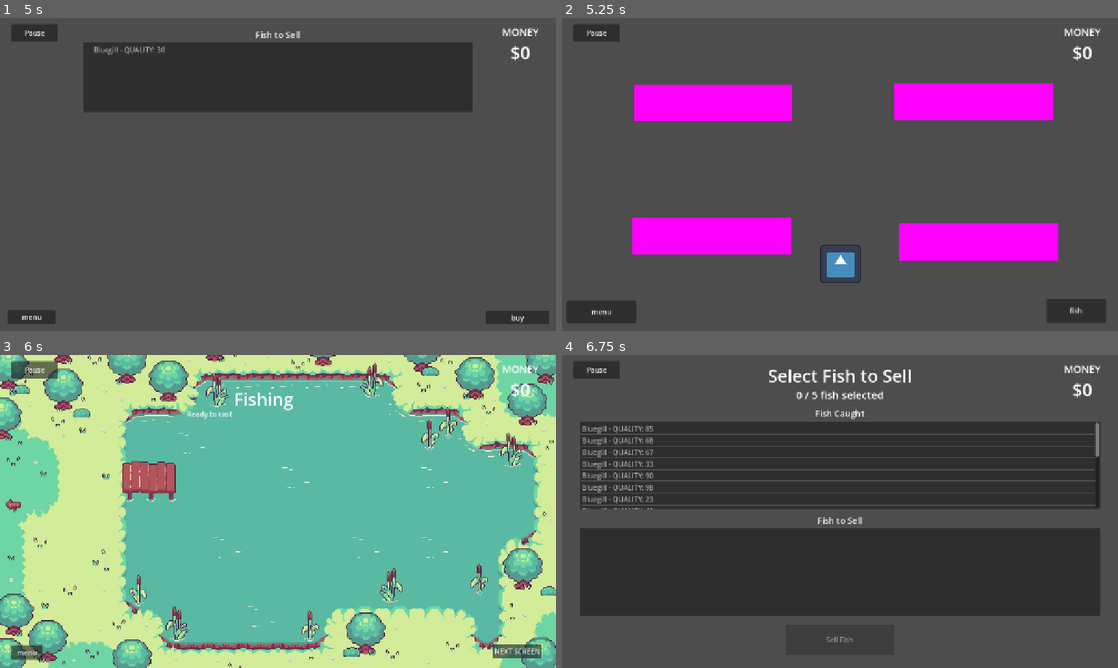
Above: before the commit, frames 1-4 (two rows, left to right).
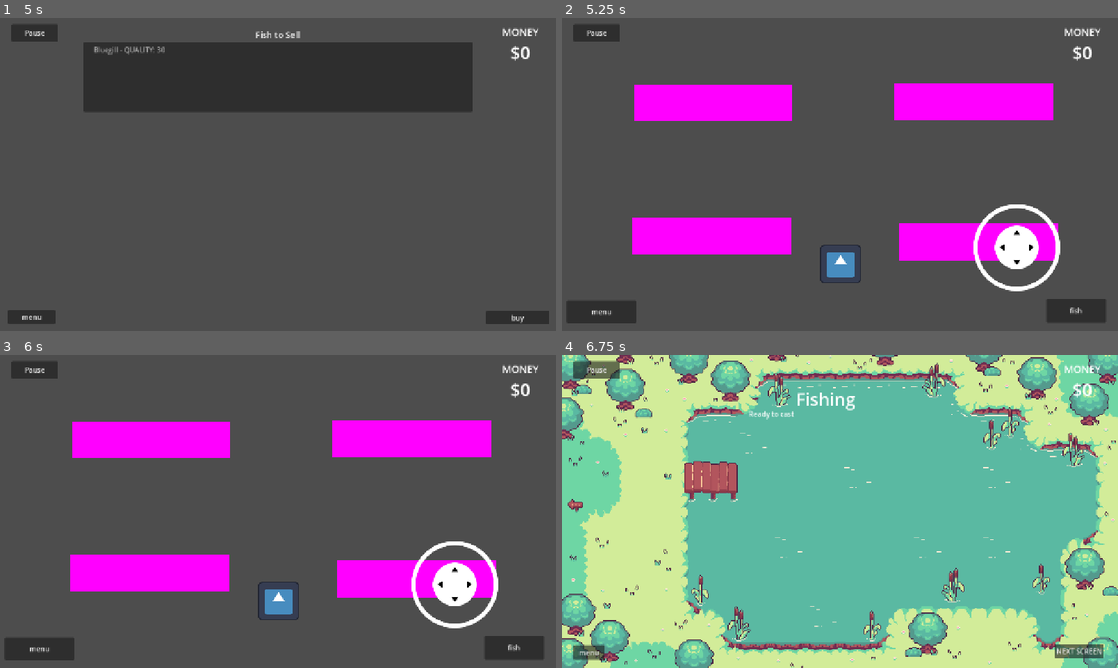
Above: after the commit, the same moments.

Repository: V-Mirea/comfy-summer-fishing-game
Game: Godot game, scene res://assets/game/game.tscn
The game is run twice, just before and just after one commit, with the same random seed, the same clock (stepped at 60 frames per second) and the same inputs. The engine's default icon, where the game draws it, is replaced by a stand-in: a white triangle on a blue panel in a dark square.
Inputs (mouse positions are in pixels of both pictures, inside the frame that each line leads up to):
- Up to frame 1 (5 s): click "play" at 0.5 s; click "NEXT SCREEN" at 1.25 s; click "Pause" at 2 s; click "Resume" at 2.75 s; tap Enter at 3.5 s; move the mouse to (400, 158) at 3.52 s; hold Right (ui_right) 3.53-4.25 s; hold Space (ui_select, bound only before the commit) 3.53-4.25 s; click (400, 158) at 3.67 s; tap E (ui_select, bound only after the commit) at 3.77, 3.8, 4.07 s; click "Sell Fish" at 4.25 s
- Up to frame 2 (5.25 s): click "buy" at 5 s
- Up to frame 3 (6 s): click "fish" at 5.75 s
- Up to frame 4 (6.75 s): click (1079, 652) at 6.5 s, where only the run before the commit has a clickable "NEXT SCREEN"

Frame 1 is identical in both runs. In frame 2, 1.6% of the frame differs, in the area x 74-90%, y 59-88%; in frame 3, 100%, in the area x 0-100%, y 0-100%; in frame 4, 99%.

Commit message:
add basic shopping functionality

Diff:
--- /dev/null
+++ b/assets/game/buying_scene/aisle/aisle.gd
@@ -0,0 +1,25 @@
+extends StaticBody2D
+
+signal shop_opened
+
+var player_in_range = false
+
+# Called when the node enters the scene tree for the first time.
+func _ready():
+	pass # Replace with function body.
+
+
+# Called every frame. 'delta' is the elapsed time since the previous frame.
+func _process(delta):
+	pass
+
+func _unhandled_input(event):
+	if player_in_range and event.is_action_pressed("ui_select"):
+		shop_opened.emit()
+
+func _on_player_entered():
+	player_in_range = true
+
+
+func _on_player_exited():
+	player_in_range = false
--- /dev/null
+++ b/assets/game/buying_scene/aisle/color_rect.gd
@@ -0,0 +1,20 @@
+extends ColorRect
+
+var original_color
+
+# Called when the node enters the scene tree for the first time.
+func _ready():
+	original_color = color
+
+
+# Called every frame. 'delta' is the elapsed time since the previous frame.
+func _process(delta):
+	pass
+
+
+func _on_interaction_area_player_entered():
+	color = Color(0.0, 151.798, 24.984, 1.0)
+
+
+func _on_interaction_area_player_exited():
+	color = original_color
--- /dev/null
+++ b/assets/game/buying_scene/aisle/interaction_area.gd
@@ -0,0 +1,23 @@
+extends Area2D
+
+signal player_entered
+signal player_exited
+
+# Called when the node enters the scene tree for the first time.
+func _ready():
+	pass # Replace with function body.
+
+
+# Called every frame. 'delta' is the elapsed time since the previous frame.
+func _process(delta):
+	pass
+
+
+func _on_body_entered(body):
+	if body is CharacterBody2D:
+		player_entered.emit()
+
+
+func _on_body_exited(body):
+	if body is CharacterBody2D:
+		player_exited.emit()
--- a/assets/game/buying_scene/buying_scene.tscn
+++ b/assets/game/buying_scene/buying_scene.tscn
@@ -4,6 +4,11 @@
 [ext_resource type="Script" uid="uid://vgcqo6qthcdr" path="res://assets/game/buying_scene/character.gd" id="2_5l2yu"]
 [ext_resource type="Texture2D" uid="uid://cwf4fbweljkqp" path="res://icon.svg" id="2_n2sg0"]
 [ext_resource type="PackedScene" uid="uid://dmr0fcamx7t56" path="res://assets/game/buying_scene/virtual_joystick/virtual_joystick_scene.tscn" id="3_5l2yu"]
+[ext_resource type="Script" uid="uid://dtqffhjbfb8ay" path="res://assets/game/buying_scene/aisle/color_rect.gd" id="4_3s4dn"]
+[ext_resource type="Script" uid="uid://lpjgdjtpn6yf" path="res://assets/game/buying_scene/aisle/interaction_area.gd" id="4_hpvk7"]
+[ext_resource type="Script" uid="uid://dys1cv4mma5ta" path="res://assets/game/buying_scene/aisle/aisle.gd" id="4_vsnuv"]
+[ext_resource type="Script" uid="uid://cewu6chnl35ii" path="res://assets/game/buying_scene/shop_menu/shop_menu.gd" id="8_7sq2k"]
+[ext_resource type="Script" uid="uid://dfai5sadc2bju" path="res://assets/game/buying_scene/shop_menu/cart_header.gd" id="9_7sq2k"]
 
 [sub_resource type="LabelSettings" id="LabelSettings_2xpfq"]
 font_size = 40
@@ -25,6 +30,9 @@
 
 [sub_resource type="RectangleShape2D" id="RectangleShape2D_5l2yu"]
 size = Vector2(365.5, 86)
+
+[sub_resource type="RectangleShape2D" id="RectangleShape2D_3s4dn"]
+size = Vector2(415, 138)
 
 [node name="BuyingScene" type="Node2D" unique_id=71390660]
 script = ExtResource("1_b6mu0")
@@ -87,6 +95,7 @@
 
 [node name="Aisle" type="StaticBody2D" parent="." unique_id=2100932732]
 position = Vector2(166, 153)
+script = ExtResource("4_vsnuv")
 
 [node name="CollisionShape2D" type="CollisionShape2D" parent="Aisle" unique_id=1787468683]
 position = Vector2(183.25, 44)
@@ -96,6 +105,15 @@
 offset_right = 365.0
 offset_bottom = 85.0
 color = Color(1, 0, 1, 1)
+script = ExtResource("4_3s4dn")
+
+[node name="InteractionArea" type="Area2D" parent="Aisle" unique_id=2060660840]
+position = Vector2(-31, -38)
+script = ExtResource("4_hpvk7")
+
+[node name="CollisionShape2D" type="CollisionShape2D" parent="Aisle/InteractionArea" unique_id=1911097679]
+position = Vector2(214.5, 82)
+shape = SubResource("RectangleShape2D_3s4dn")
 
 [node name="Aisle2" type="StaticBody2D" parent="." unique_id=1570795826]
 position = Vector2(766, 150)
@@ -140,5 +158,100 @@
 offset_bottom = 678.0
 visibility_mode = 1
 
+[node name="ShopMenu" type="CanvasLayer" parent="." unique_id=1736017532 node_paths=PackedStringArray("upgrades_list", "cart_list")]
+process_mode = 3
+layer = 100
+visible = false
+script = ExtResource("8_7sq2k")
+upgrades_list = NodePath("Panel/MarginContainer/VBox/UpgradesList")
+cart_list = NodePath("Panel/MarginContainer/VBox/CartList")
+
+[node name="Darken" type="ColorRect" parent="ShopMenu" unique_id=1432399640]
+anchors_preset = 15
+anchor_right = 1.0
+anchor_bottom = 1.0
+grow_horizontal = 2
+grow_vertical = 2
+color = Color(0, 0, 0, 0.6)
+
+[node name="Panel" type="PanelContainer" parent="ShopMenu" unique_id=674956615]
+anchors_preset = -1
+anchor_left = 0.1
+anchor_top = 0.1
+anchor_right = 0.9
+anchor_bottom = 0.9
+grow_horizontal = 2
+grow_vertical = 2
+
+[node name="MarginContainer" type="MarginContainer" parent="ShopMenu/Panel" unique_id=737232827]
+layout_mode = 2
+theme_override_constants/margin_left = 20
+theme_override_constants/margin_top = 20
+theme_override_constants/margin_right = 20
+theme_override_constants/margin_bottom = 20
+
+[node name="VBox" type="VBoxContainer" parent="ShopMenu/Panel/MarginContainer" unique_id=158215001]
+layout_mode = 2
+theme_override_constants/separation = 12
+
+[node name="Title" type="Label" parent="ShopMenu/Panel/MarginContainer/VBox" unique_id=1900182897]
+layout_mode = 2
+text = "SHOP"
+horizontal_alignment = 1
+
+[node name="HSeparator2" type="HSeparator" parent="ShopMenu/Panel/MarginContainer/VBox" unique_id=827154382]
+layout_mode = 2
+
+[node name="UpgradesHeader" type="Label" parent="ShopMenu/Panel/MarginContainer/VBox" unique_id=1619852164]
+layout_mode = 2
+text = "Upgrades"
+horizontal_alignment = 1
+
+[node name="UpgradesList" type="ItemList" parent="ShopMenu/Panel/MarginContainer/VBox" unique_id=71621534]
+layout_mode = 2
+auto_height = true
+
+[node name="HSeparator3" type="HSeparator" parent="ShopMenu/Panel/MarginContainer/VBox" unique_id=1737605276]
+layout_mode = 2
+
+[node name="CartHeader" type="Label" parent="ShopMenu/Panel/MarginContainer/VBox" unique_id=540206952]
+layout_mode = 2
+text = "Cart - $0"
+horizontal_alignment = 1
+script = ExtResource("9_7sq2k")
+
+[node name="CartList" type="ItemList" parent="ShopMenu/Panel/MarginContainer/VBox" unique_id=1796072905]
+layout_mode = 2
+auto_height = true
+
+[node name="HSeparator4" type="HSeparator" parent="ShopMenu/Panel/MarginContainer/VBox" unique_id=1148851314]
+layout_mode = 2
+
+[node name="HBoxContainer" type="HBoxContainer" parent="ShopMenu/Panel/MarginContainer/VBox" unique_id=1606663001]
+layout_mode = 2
+alignment = 1
+
+[node name="PurchaseButton" type="Button" parent="ShopMenu/Panel/MarginContainer/VBox/HBoxContainer" unique_id=1292305574]
+layout_mode = 2
+size_flags_horizontal = 3
+text = "Purchase"
+
+[node name="ExitButton" type="Button" parent="ShopMenu/Panel/MarginContainer/VBox/HBoxContainer" unique_id=2032420336]
+layout_mode = 2
+size_flags_horizontal = 3
+text = "Exit"
+
 [connection signal="pressed" from="ButtonMenu" to="." method="_on_button_menu_pressed"]
 [connection signal="pressed" from="ButtonFish" to="." method="_on_button_fish_pressed"]
+[connection signal="shop_opened" from="Aisle" to="ShopMenu" method="_on_shop_opened"]
+[connection signal="body_entered" from="Aisle/InteractionArea" to="Aisle/InteractionArea" method="_on_body_entered"]
+[connection signal="body_exited" from="Aisle/InteractionArea" to="Aisle/InteractionArea" method="_on_body_exited"]
+[connection signal="player_entered" from="Aisle/InteractionArea" to="Aisle" method="_on_player_entered"]
+[connection signal="player_entered" from="Aisle/InteractionArea" to="Aisle/ColorRect" method="_on_interaction_area_player_entered"]
+[connection signal="player_exited" from="Aisle/InteractionArea" to="Aisle" method="_on_player_exited"]
+[connection signal="player_exited" from="Aisle/InteractionArea" to="Aisle/ColorRect" method="_on_interaction_area_player_exited"]
+[connection signal="cart_price_changed" from="ShopMenu" to="ShopMenu/Panel/MarginContainer/VBox/CartHeader" method="_on_cart_price_changed"]
+[connection signal="item_selected" from="ShopMenu/Panel/MarginContainer/VBox/UpgradesList" to="ShopMenu" method="_on_upgrades_list_item_selected"]
+[connection signal="item_selected" from="ShopMenu/Panel/MarginContainer/VBox/CartList" to="ShopMenu" method="_on_cart_list_item_selected"]
+[connection signal="pressed" from="ShopMenu/Panel/MarginContainer/VBox/HBoxContainer/PurchaseButton" to="ShopMenu" method="_on_purchase_button_pressed"]
+[connection signal="pressed" from="ShopMenu/Panel/MarginContainer/VBox/HBoxContainer/ExitButton" to="ShopMenu" method="_on_exit_button_pressed"]
--- /dev/null
+++ b/assets/game/buying_scene/shop_menu/cart_header.gd
@@ -0,0 +1,15 @@
+extends Label
+
+
+# Called when the node enters the scene tree for the first time.
+func _ready():
+	pass # Replace with function body.
+
+
+# Called every frame. 'delta' is the elapsed time since the previous frame.
+func _process(delta):
+	pass
+
+
+func _on_cart_price_changed(new_price):
+	text = "Cart - $%d" % new_price
--- /dev/null
+++ b/assets/game/buying_scene/shop_menu/shop_menu.gd
@@ -0,0 +1,106 @@
+extends CanvasLayer
+
+@export var upgrades_list: ItemList
+@export var cart_list: ItemList
+
+signal cart_price_changed(new_price: int)
+
+var upgrades_available: Array[Upgrade]
+var shopping_cart: Array[Upgrade] = []
+
+# Called when the node enters the scene tree for the first time.
+func _ready():
+	## add some hardcoded upgrades for testing
+	## BUG: items will be readded at the start of every day.
+	##  This implemenation does not take into account which items were already bought
+	var new_upgrade = Upgrade.new()
+	new_upgrade.type = Upgrade.UpgradeType.ROD
+	new_upgrade.price = 300
+	new_upgrade.level = 1
+	upgrades_available.append(new_upgrade)
+
+	new_upgrade = Upgrade.new()
+	new_upgrade.type = Upgrade.UpgradeType.SHOP_LEVEL
+	new_upgrade.price = 700
+	new_upgrade.level = 3
+	upgrades_available.append(new_upgrade)
+
+	new_upgrade = Upgrade.new()
+	new_upgrade.type = Upgrade.UpgradeType.LINE
+	new_upgrade.price = 230
+	new_upgrade.level = 2
+	upgrades_available.append(new_upgrade)
+
+	new_upgrade = Upgrade.new()
+	new_upgrade.type = Upgrade.UpgradeType.REEL
+	new_upgrade.price = 50
+	new_upgrade.level = 1
+	upgrades_available.append(new_upgrade)
+
+	new_upgrade = Upgrade.new()
+	new_upgrade.type = Upgrade.UpgradeType.REEL
+	new_upgrade.price = 75
+	new_upgrade.level = 2
+	upgrades_available.append(new_upgrade)
+
+	upgrades_list.clear()
+	for upgrade in upgrades_available:
+		upgrades_list.add_item("%s (%d) - $%d" % [Upgrade.UpgradeType.keys()[upgrade.type], upgrade.level, upgrade.price])
+
+func calculate_cart_price() -> int:
+	var total_price: int = 0
+	for upgrade in shopping_cart:
+		total_price += upgrade.price
+	return total_price
+
+func add_item_to_cart(index: int):
+	var list_item_selected = upgrades_list.get_item_text(index)
+	upgrades_list.remove_item(index)
+	cart_list.add_item(list_item_selected)
+
+	var item_selected = upgrades_available[index]
+	upgrades_available.remove_at(index)
+	shopping_cart.append(item_selected)
+
+	cart_price_changed.emit(calculate_cart_price())
+
+func remove_item_from_cart(index: int):
+	var list_item_selected = cart_list.get_item_text(index)
+	cart_list.remove_item(index)
+	upgrades_list.add_item(list_item_selected)
+
+	var item_selected = shopping_cart[index]
+	shopping_cart.remove_at(index)
+	upgrades_available.append(item_selected)
+
+	cart_price_changed.emit(calculate_cart_price())
+
+func _on_shop_opened():
+	get_tree().paused = true
+	visible = true
+
+func _on_upgrades_list_item_selected(index):
+	add_item_to_cart(index)
+
+func _on_cart_list_item_selected(index):
+	remove_item_from_cart(index)
+
+func _on_purchase_button_pressed():
+	var total_price = calculate_cart_price()
+
+	if total_price <= PlayerManager.data.money:
+		## add upgrades to inv
+
+		PlayerManager.spend_money(total_price)
+		cart_price_changed.emit(0)
+		for i in range(shopping_cart.size() - 1, -1, -1):
+			cart_list.remove_item(i)
+			shopping_cart.remove_at(i)
+
+func _on_exit_button_pressed():
+	get_tree().paused = false
+	visible = false
+
+	# iterate through the list backwards to avoid issues when removing an item from the beginning
+	for i in range(shopping_cart.size() - 1, -1, -1):
+		remove_item_from_cart(i)
--- /dev/null
+++ b/assets/game/shared/upgrades/upgrade.gd
@@ -0,0 +1,8 @@
+extends Resource
+class_name Upgrade
+
+enum UpgradeType { ROD, REEL, LINE, BAIT, SHOP_LEVEL, ADVERTISING }
+
+var type: UpgradeType
+var level: int
+var price: int
--- a/project.godot
+++ b/project.godot
@@ -35,6 +35,12 @@
 
 [input]
 
+ui_select={
+"deadzone": 0.5,
+"events": [Object(InputEventJoypadButton,"resource_local_to_scene":false,"resource_name":"","device":-1,"button_index":0,"pressure":0.0,"pressed":true,"script":null)
+, Object(InputEventKey,"resource_local_to_scene":false,"resource_name":"","device":-1,"window_id":0,"alt_pressed":false,"shift_pressed":false,"ctrl_pressed":false,"meta_pressed":false,"pressed":false,"keycode":69,"physical_keycode":0,"key_label":0,"unicode":101,"location":0,"echo":false,"script":null)
+]
+}
 ui_left={
 "deadzone": 0.5,
 "events": [Object(InputEventKey,"resource_local_to_scene":false,"resource_name":"","device":0,"window_id":0,"alt_presse …(194 unchanged characters)…
@@ -79,6 +85,10 @@
 ]
 }
 
+[input_devices]
+
+pointing/emulate_touch_from_mouse=true
+
 [physics]
 
 3d/physics_engine="Jolt Physics"
Not shown, added: assets/game/buying_scene/aisle/aisle.gd.uid
Not shown, added: assets/game/buying_scene/aisle/color_rect.gd.uid
Not shown, added: assets/game/buying_scene/aisle/interaction_area.gd.uid
Not shown, added: assets/game/buying_scene/shop_menu/cart_header.gd.uid
Not shown, added: assets/game/buying_scene/shop_menu/shop_menu.gd.uid
Not shown, added: assets/game/shared/upgrades/upgrade.gd.uid
